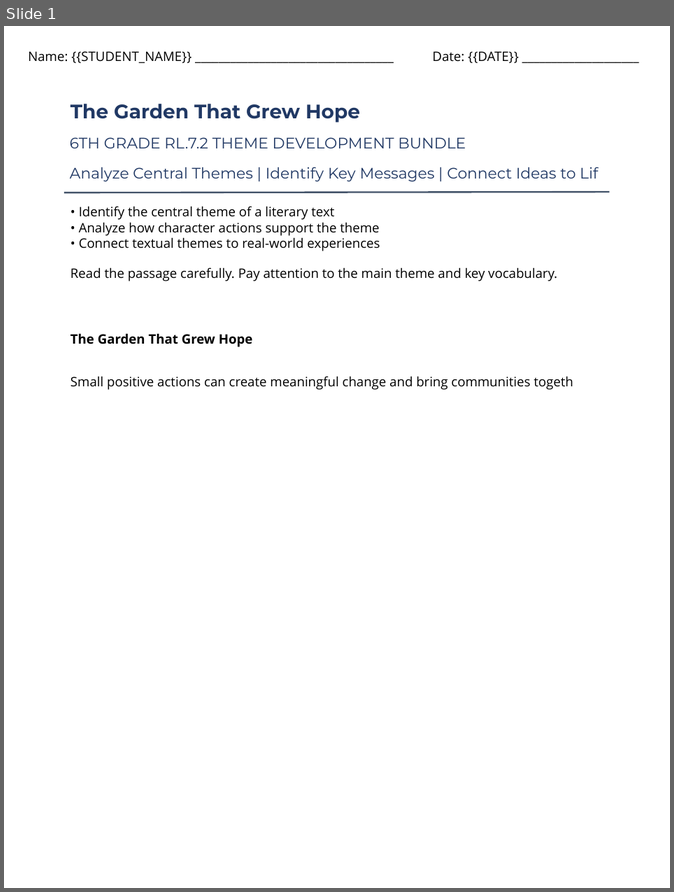
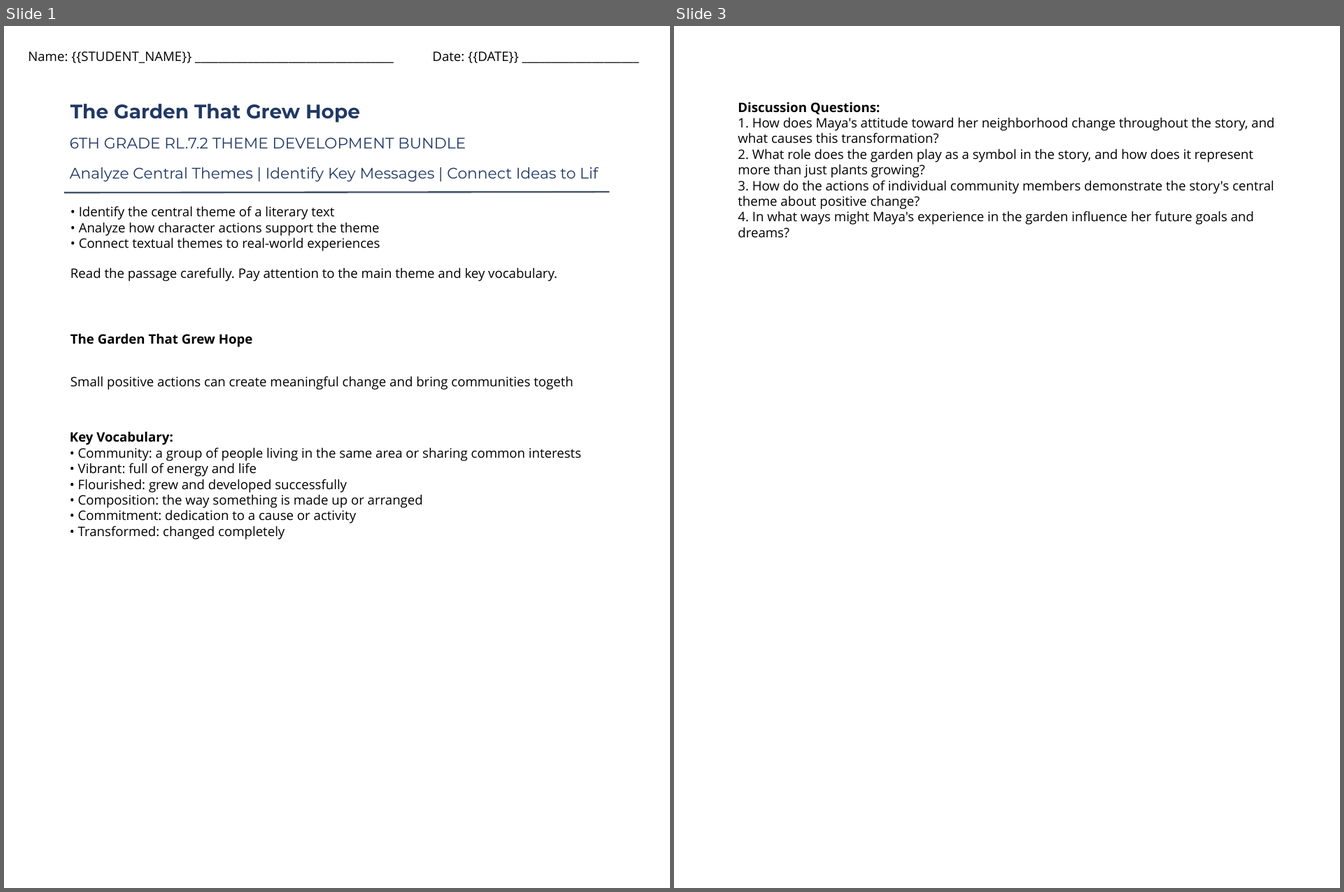
Before and after one commit to buttmazhar844-lang/rbb_engine_backend, a slide deck: rbb-drive/product_5/anchor_reading_passage.pptx. Shown side by side, each under a label of ours: slide 1 before the commit, slides 1 and 3 after it; the slides between them are not shown. The pictures are 674x892 and 1344x892 pixels, drawn with LibreOffice and Linux fonts; fonts in the diff are those of the drawing; background and template pictures are left out. Boxes give left, top, right and bottom in pixels: in the first picture for what was removed or moved away, otherwise in the second. Text is boxed around its words. In the diff, an @@ line names an element or a change of style, - is before the commit and + after.

```diff
--- a/rbb-drive/product_5/anchor_reading_passage.pptx
+++ b/rbb-drive/product_5/anchor_reading_passage.pptx
@@ slide 3 added at (674,26,1340,888), background picture (left out) @@
@@ text added at (738,102,1275,238), 12 pt, text #000000 @@
+Discussion Questions:
+1. How does Maya's attitude toward her neighborhood change throughout the story, and what causes this transformation?
+2. What role does the garden play as a symbol in the story, and how does it represent more than just plants growing?
+3. How do the actions of individual community members demonstrate the story's central theme about positive change?
+4. In what ways might Maya's experience in the garden influence her future goals and dreams?
@@ slide 1 changed as well @@
@@ text added at (70,431,582,540), 12 pt, text #000000 @@
+Key Vocabulary:
+• Community: a group of people living in the same area or sharing common interests
+• Vibrant: full of energy and life
+• Flourished: grew and developed successfully
+• Composition: the way something is made up or arranged
+• Commitment: dedication to a cause or activity
+• Transformed: changed completely
```
Also in this commit, not shown: 1 other slide added, 2 slides removed, 7 other files.
